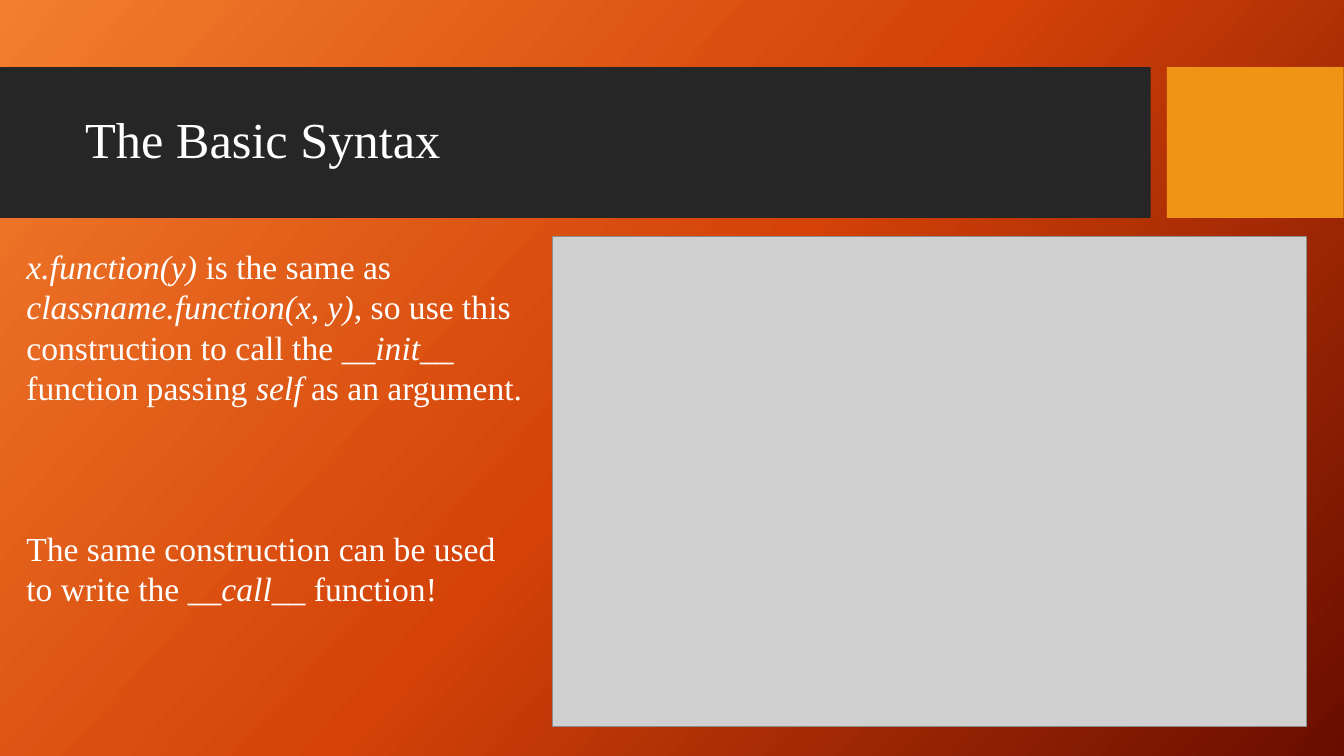
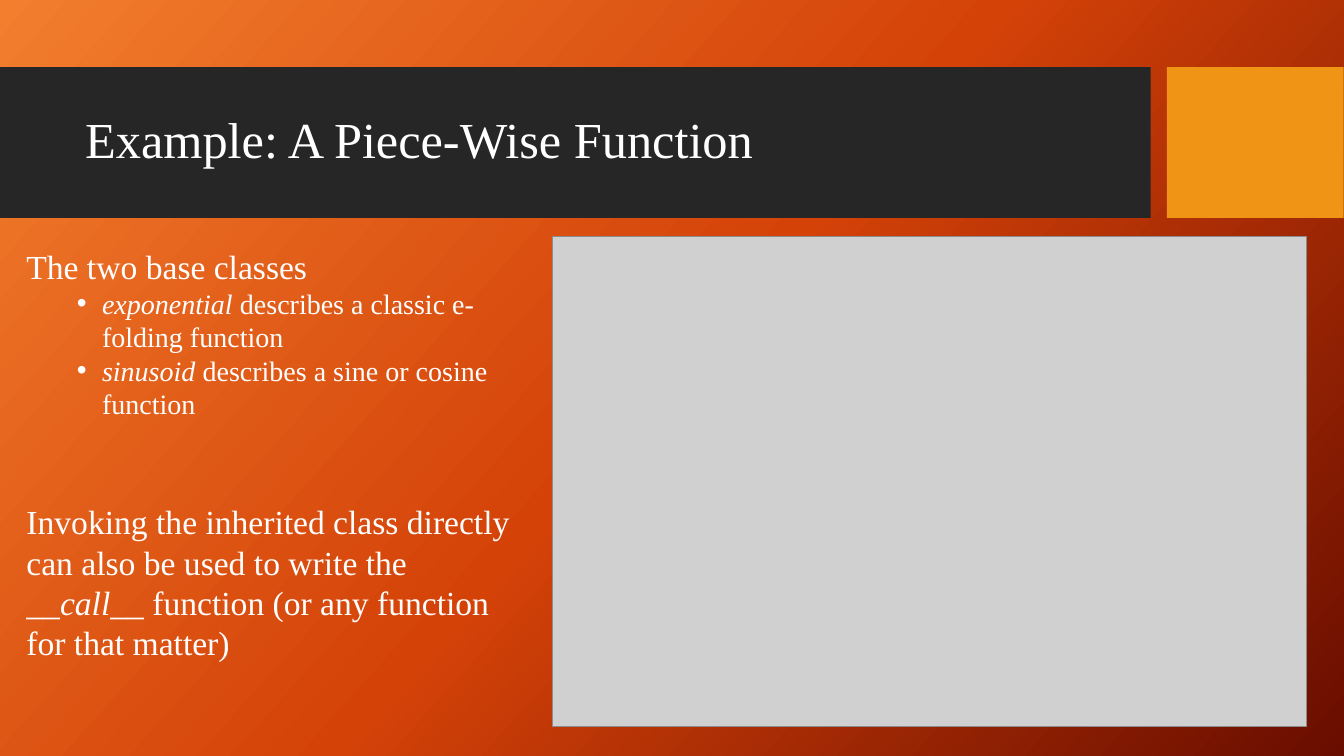
Before and after one commit to giganano/PythonBootcamp, a slide deck: slide 9 of slides/multiple_inheritance.pptx (slide 5 before the commit). Drawn at 1344x756 pixels with LibreOffice and Linux fonts; fonts in the diff are those of the drawing; grey boxes stand for pictures; background and template pictures are left out. Boxes give left, top, right and bottom in pixels: in the first picture for what was removed or moved away, otherwise in the second. Text is boxed around its words. In the diff, an @@ line names an element or a change of style, - is before the commit and + after.

```diff
--- a/slides/multiple_inheritance.pptx
+++ b/slides/multiple_inheritance.pptx
@@ title at box(85, 123, 753, 169): text changed @@
-The Basic Syntax
+Example: A Piece-Wise Function
@@ text at box(26, 255, 510, 662): text changed @@
-x.function(y) is the same as classname.function(x, y), so use this construction to call the __init__ function passing self as an argument.
-The same construction can be used to write the __call__ function!
+The two base classes
+  • exponential describes a classic e-folding function
+  • sinusoid describes a sine or cosine function
+Invoking the inherited class directly can also be used to write the __call__ function (or any function for that matter)
```
Also in this commit, not shown: 4 other slides changed, 7 slides added, 4 slides removed.
